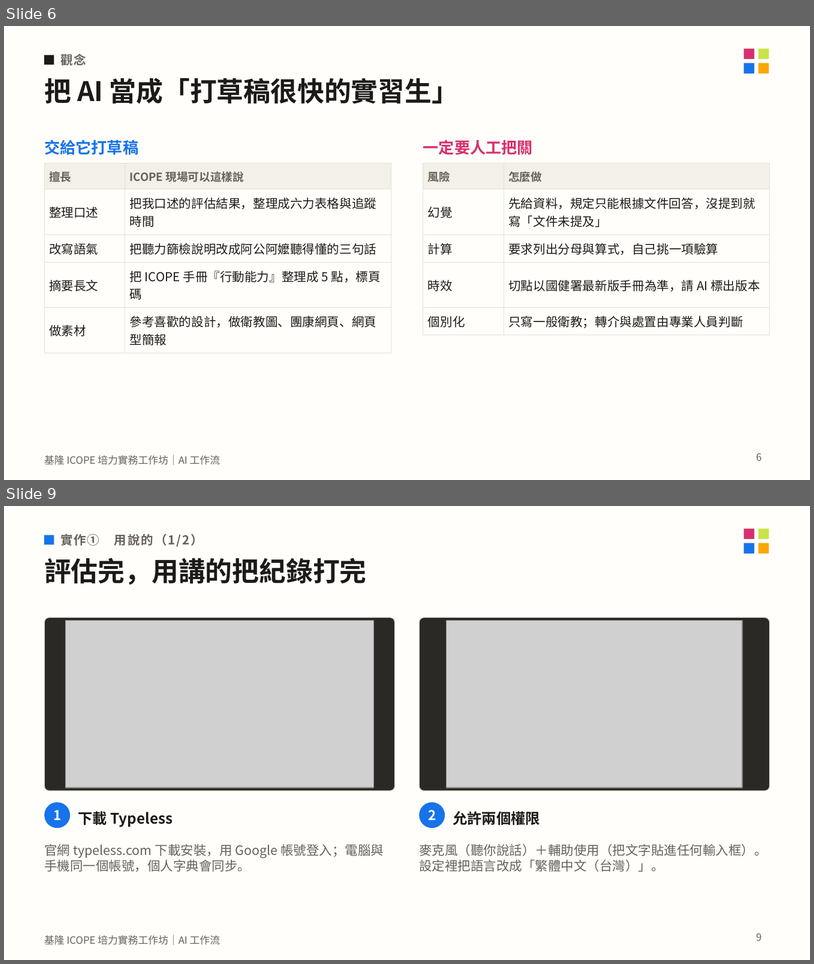
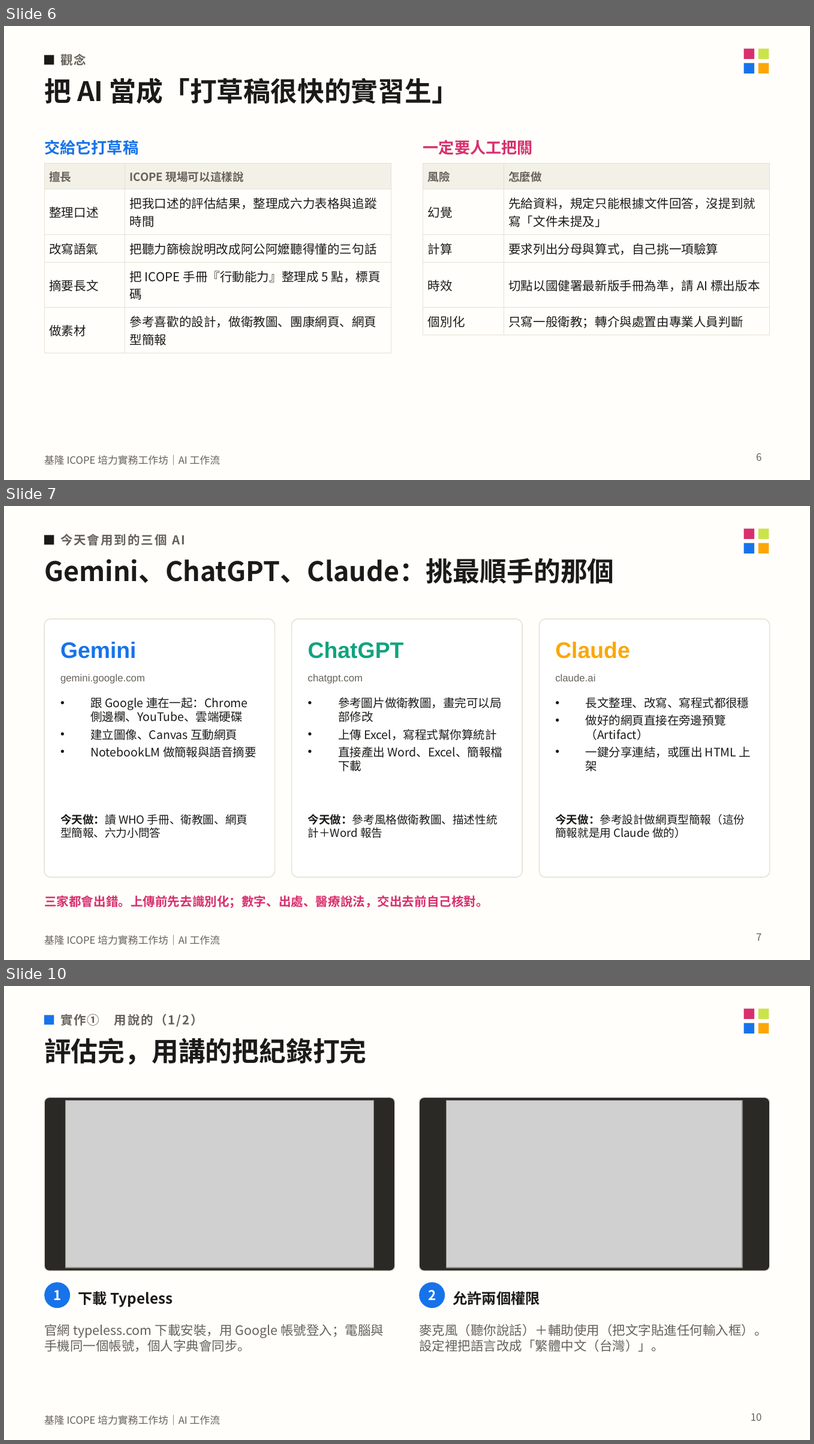
Before and after one commit to mattsue1003/keelung-icope-ai, a slide deck: 基隆ICOPE_AI工作坊_講義.pptx. Shown one above the other, each under a label of ours: slides 6 and 9 before the commit, slides 6, 7 and 10 after it; the slides between them are not shown. The pictures are 814x964 and 814x1444 pixels, drawn with LibreOffice and Linux fonts; fonts in the diff are those of the drawing; grey boxes stand for pictures. Boxes give left, top, right and bottom in pixels: in the first picture for what was removed or moved away, otherwise in the second. Text is boxed around its words. In the diff, an @@ line names an element or a change of style, - is before the commit and + after.

```diff
--- a/基隆ICOPE_AI工作坊_講義.pptx
+++ b/基隆ICOPE_AI工作坊_講義.pptx
@@ slide 7 added at (4, 506, 810, 960), background #FFFEFA; not listed: 5 template elements that a slide beside it also shows @@
@@ rectangle added at (44, 535, 54, 545), fill #1B1A18 @@
@@ text added at (60, 534, 185, 546), 11 pt, text #66625B, bold @@
+今天會用到的三個 AI
@@ text added at (44, 558, 614, 583), 24 pt, text #1B1A18, bold @@
+Gemini、ChatGPT、Claude：挑最順手的那個
@@ rounded rectangle added at (44, 619, 275, 877), fill #FFFFFF, outline #E4E0D6 0.75 pt @@
@@ rounded rectangle added at (292, 619, 522, 877), fill #FFFFFF, outline #E4E0D6 0.75 pt @@
@@ rounded rectangle added at (539, 619, 770, 877), fill #FFFFFF, outline #E4E0D6 0.75 pt @@
@@ text added at (60, 642, 137, 658), 20 pt, text #1773EA, bold @@
+Gemini
@@ text added at (308, 642, 404, 658), 20 pt, text #10A37F, bold @@
+ChatGPT
@@ text added at (555, 642, 630, 658), 20 pt, text #FBA705, bold @@
+Claude
@@ text added at (60, 674, 145, 684), 9 pt, text #66625B @@
+gemini.google.com
@@ text added at (308, 674, 363, 684), 9 pt, text #66625B @@
+chatgpt.com
@@ text added at (555, 674, 596, 681), 9 pt, text #66625B @@
+claude.ai
@@ text added at (90, 697, 257, 757), 10.5 pt, text #1B1A18 @@
+• 跟 Google 連在一起：Chrome 側邊欄、YouTube、雲端硬碟
+• 建立圖像、Canvas 互動網頁
+• NotebookLM 做簡報與語音摘要
@@ text added at (338, 697, 503, 771), 10.5 pt, text #1B1A18 @@
+• 參考圖片做衛教圖，畫完可以局部修改
+• 上傳 Excel，寫程式幫你算統計
+• 直接產出 Word、Excel、簡報檔下載
@@ text added at (586, 697, 752, 771), 10.5 pt, text #1B1A18 @@
+• 長文整理、改寫、寫程式都很穩
+• 做好的網頁直接在旁邊預覽（Artifact）
+• 一鍵分享連結，或匯出 HTML 上架
@@ text added at (60, 814, 248, 838), 10 pt, text #1B1A18 @@
+今天做：讀 WHO 手冊、衛教圖、網頁型簡報、六力小問答
@@ text added at (308, 814, 498, 838), 10 pt, text #1B1A18 @@
+今天做：參考風格做衛教圖、描述性統計＋Word 報告
@@ text added at (555, 814, 745, 838), 10 pt, text #1B1A18 @@
+今天做：參考設計做網頁型簡報（這份簡報就是用 Claude 做的）
@@ text added at (44, 895, 489, 908), 11 pt, text #D7306E, bold @@
+三家都會出錯。上傳前先去識別化；數字、出處、醫療說法，交出去前自己核對。
@@ page number added at (756, 933, 762, 940), 9 pt, text #66625B @@
+7
@@ what was slide 9 is now slide 10 @@
@@ page number at (751, 1413, 762, 1420): text changed @@
-9
+10
```
Also in this commit, not shown: 8 slides changed, 5 other slides added, 20 other files.
